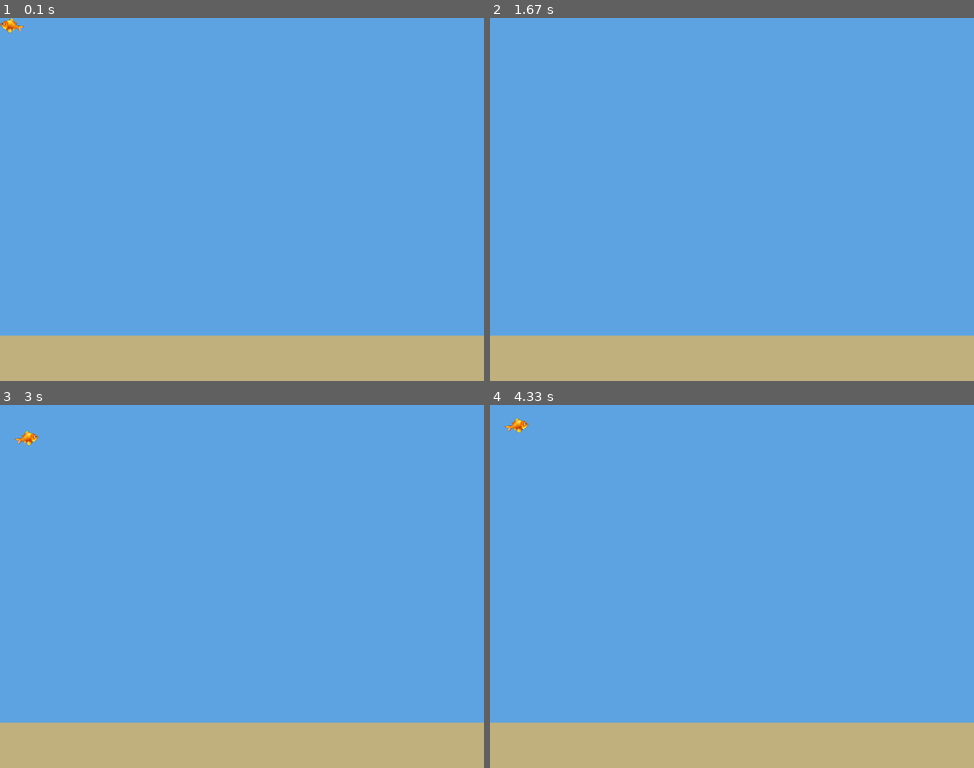
Above: before the commit, frames 1-4 (two rows, left to right).
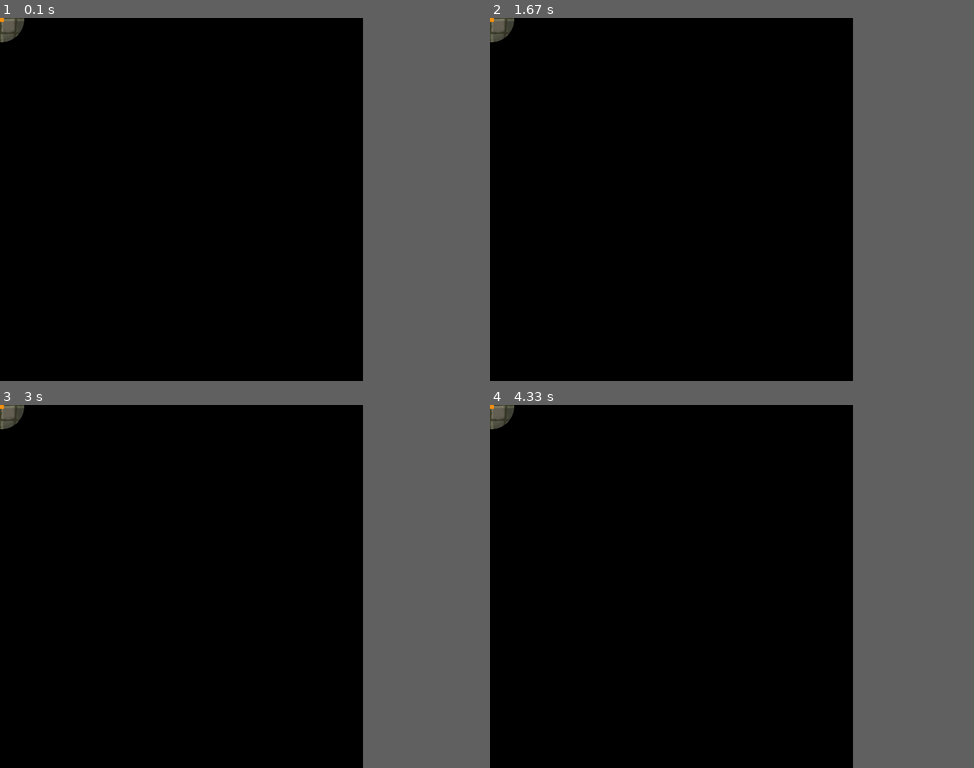
Above: after the commit, the same moments.

Repository: PeterYuLi1204/PyterGame
Game: pygame game, started from PyterGame.py
Same seed, same stepped clock (60 frames per second), same inputs: the game is played once before the commit and once after it.
Inputs:
- Up to frame 1 (0.1 s): no input
- Up to frame 2 (1.67 s): hold Left 0.33-0.87 s; hold Down 0.9-1.2 s
- Up to frame 3 (3 s): hold Up 1.67-2.03 s; hold Right 2.07-2.7 s; hold Down from 2.73 s (still down)
- Up to frame 4 (4.33 s): release Down at 3.1 s; hold Left 3.13-3.6 s; hold Right 3.63-4.1 s; hold Up from 4.13 s (still down)
The window is 900x675 before the commit and 675x675 after it. Grey fills any space a smaller window leaves; there, only what the larger window draws over its background counts as a difference.

The runs differ from the first frame. In frame 1, 78% of the frame differs, in the area x 0-100%, y 0-100%; in frame 2, 78%; in frame 3, 78%; in frame 4, 78%.

Commit message:
Fish part is gone, added flashlight

Diff:
--- a/PyterGame.py
+++ b/PyterGame.py
@@ -5,8 +5,7 @@
 WHITE = (255, 255, 255)
 YELLOW = (255, 255, 0)
 SKY_BLUE = (95, 165, 228)
-SAND_YELLOW = (	194, 178, 128)
-WIDTH = 1600
+WIDTH = 1200
 HEIGHT = 1200
 TITLE = "Pyter Game"
 
@@ -15,51 +14,19 @@
         super().__init__()
 
         # Image
-        self.image = pygame.image.load("./assets/player_fish_left.png")
-        self.image = pygame.transform.scale(self.image, (79, 51))
-
-        self.change_x = 0
-        self.change_y = 0
+        self.image = pygame.image.load("./assets/box.jpg")
+        self.image = pygame.transform.scale(self.image, (15, 15))
 
         self.rect = self.image.get_rect()
 
     def update(self):
         """ Move the player. """
-        self.rect.x += self.change_x
+        self.rect.center = pygame.mouse.get_pos()
 
-        self.rect.y += self.change_y
+class Enemy(pygame.sprite.Sprite):
+    def __init__(self):
+        super().__init__()
 
-        if self.change_x < 0:
-            self.image = pygame.image.load("./assets/player_fish_left.png")
-            self.image = pygame.transform.scale(self.image, (79, 51))
-
-        if self.change_x > 0:
-            self.image = pygame.image.load("./assets/player_fish_right.png")
-            self.image = pygame.transform.scale(self.image, (79, 51))
-
-    def go_left(self):
-        """ Called when the user hits the left arrow. """
-        self.change_x = -6
-
-    def go_right(self):
-        """ Called when the user hits the right arrow. """
-        self.change_x = 6
-
-    def go_up(self):
-        """ Called when the user hits the left arrow. """
-        self.change_y = -6
-
-    def go_down(self):
-        """ Called when the user hits the right arrow. """
-        self.change_y = 6
-
-    def stop_x(self):
-        """ Called when the user lets off the keyboard. """
-        self.change_x = 0
-
-    def stop_y(self):
-        """ Called when the user lets off the keyboard. """
-        self.change_y = 0
 
 def main():
     pygame.init()
@@ -68,6 +35,10 @@
     size = (WIDTH, HEIGHT)
     screen = pygame.display.set_mode(size)
     pygame.display.set_caption(TITLE)
+    pygame.mouse.set_visible(False)
+
+    background = pygame.image.load("./assets/floor_tiles.png").convert()
+
 
     # ----- LOCAL VARIABLES
     done = False
@@ -78,39 +49,47 @@
     player = Player()
     all_sprites_group.add(player)
 
+    radius = 75
+
+    cover_surf = pygame.Surface((radius*2, radius*2))
+    cover_surf.fill(0)
+    cover_surf.set_colorkey((255, 255, 255))
+    pygame.draw.circle(cover_surf, (255, 255, 255), (radius, radius), radius)
+
+    clicked_sprites = []
+
     # ----- MAIN LOOP
+
     while not done:
         # -- Event Handler
         for event in pygame.event.get():
             if event.type == pygame.QUIT:
                 done = True
 
-            if event.type == pygame.KEYDOWN:
-                if event.key == pygame.K_LEFT:
-                    player.go_left()
-                if event.key == pygame.K_RIGHT:
-                    player.go_right()
-                if event.key == pygame.K_UP:
-                    player.go_up()
-                if event.key == pygame.K_DOWN:
-                    player.go_down()
+            if event.type == pygame.MOUSEBUTTONUP:
+                pos = pygame.mouse.get_pos()
 
-            if event.type == pygame.KEYUP:
-                if event.key == pygame.K_LEFT and player.change_x < 0:
-                    player.stop_x()
-                if event.key == pygame.K_RIGHT and player.change_x > 0:
-                    player.stop_x()
-                if event.key == pygame.K_UP and player.change_y < 0:
-                    player.stop_y()
-                if event.key == pygame.K_DOWN and player.change_y > 0:
-                    player.stop_y()
+                # get a list of all sprites that are under the mouse cursor
+                clicked_sprites = [s for s in all_sprites_group if s.rect.collidepoint(pos)]
+                print(clicked_sprites)
+                # do something with the clicked sprites...
+
+        clip_center = pygame.mouse.get_pos()
+
+        clicked_sprites.clear()
+
+        print(clicked_sprites)
+
+        screen.fill(0)
+        clip_rect = pygame.Rect(clip_center[0] - radius, clip_center[1] - radius, radius * 2, radius * 2)
+        screen.set_clip(clip_rect)
 
         # ----- LOGIC
         all_sprites_group.update()
 
         # ----- RENDER
-        screen.fill(SKY_BLUE)
-        pygame.draw.rect(screen, SAND_YELLOW, pygame.Rect(0, HEIGHT - 150, WIDTH, 150))
+        screen.blit(background, (0, 0))
+        screen.blit(cover_surf, clip_rect)
         all_sprites_group.draw(screen)
 
         # ----- UPDATE DISPLAY
Binary file added: assets/box.jpg
Binary file added: assets/floor_tiles.png
Binary file removed: assets/piranha_left.png
Binary file removed: assets/piranha_right.png
Binary file removed: assets/player_fish_left.png
Binary file removed: assets/player_fish_right.png
Binary file removed: assets/shark_left.png
Binary file removed: assets/shark_right.png
Binary file removed: assets/tuna_left.png
Binary file removed: assets/tuna_right.png
Binary file removed: assets/yellow_fish_left.png
Binary file removed: assets/yellow_fish_right.png
